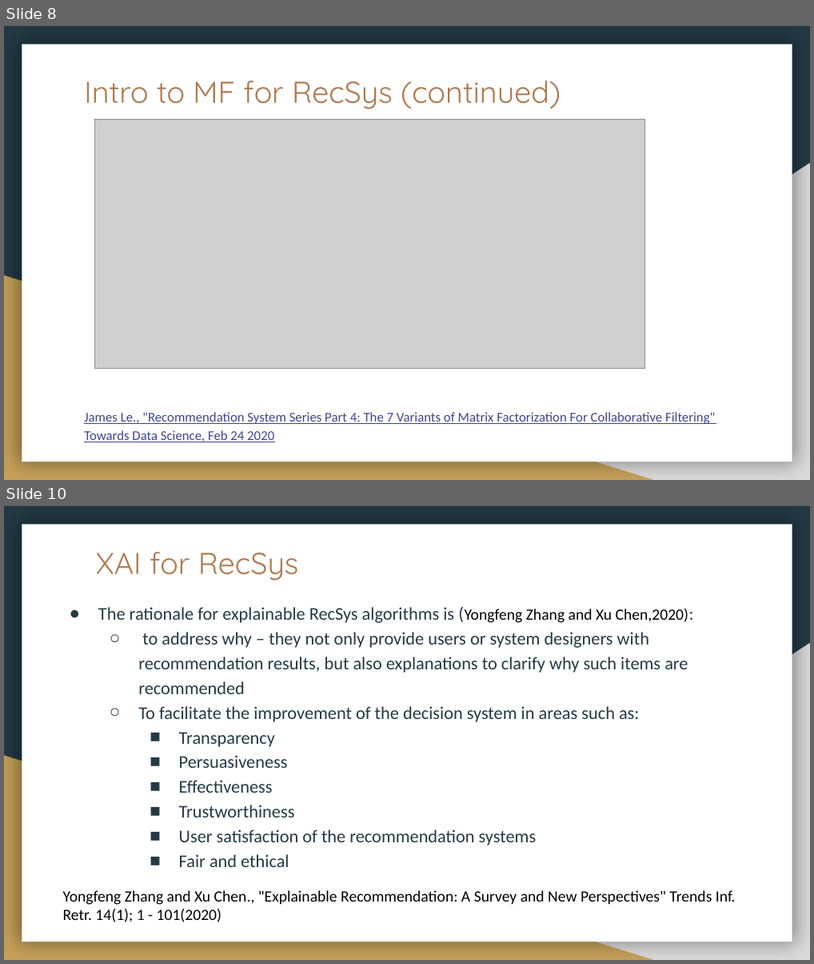
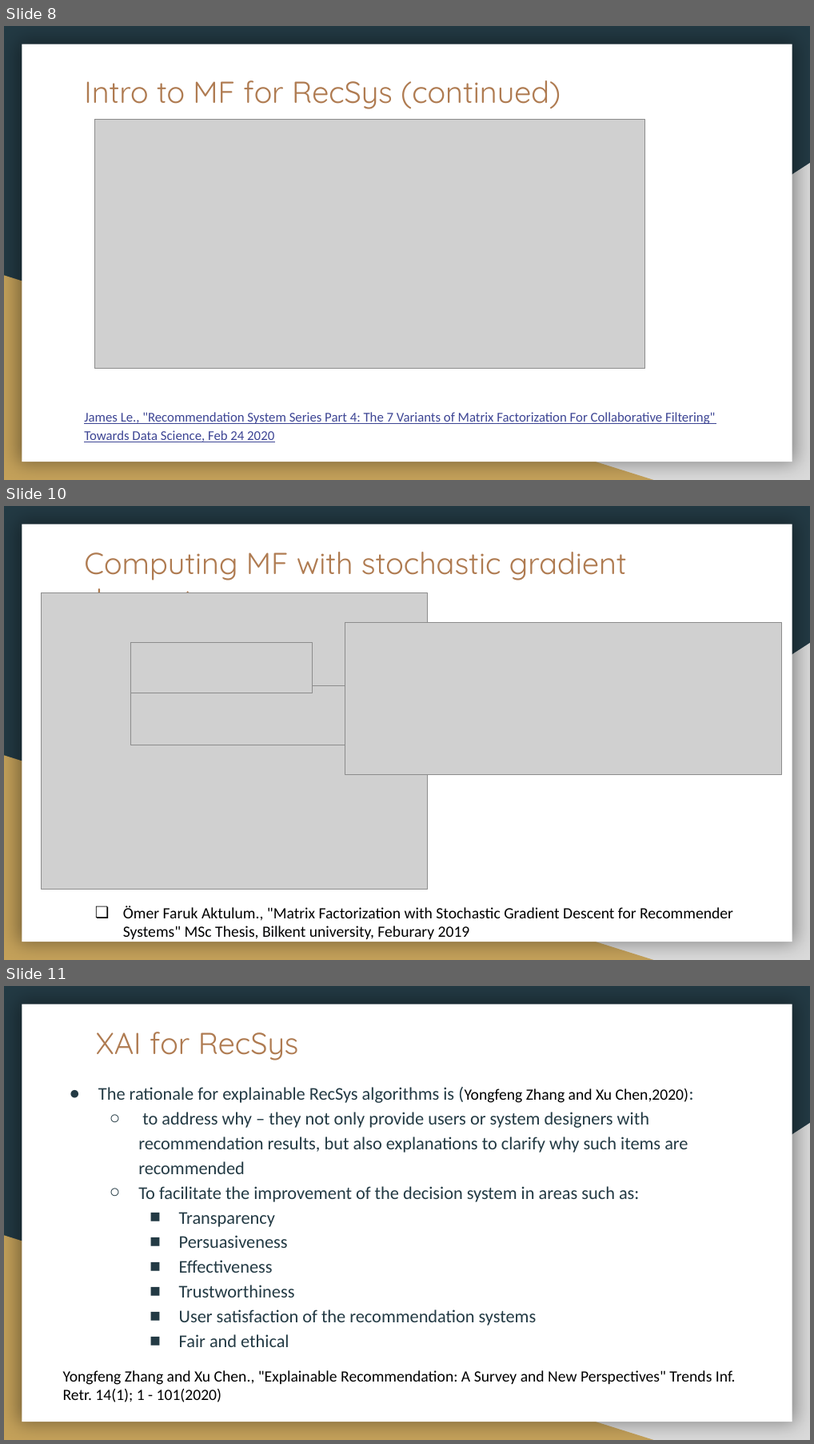
Before and after one commit to aidowu1/Hands-on-Intro-to-building-Explainability-for-RecSys, a slide deck: Presentation/Hands-on Intro to developing Explainability for Recommendation Systems.pptx. Shown one above the other, each under a label of ours: slides 8 and 10 before the commit, slides 8, 10 and 11 after it; the slides between them are not shown. The pictures are 814x964 and 814x1444 pixels, drawn with LibreOffice and Linux fonts; fonts in the diff are those of the drawing; grey boxes stand for pictures. Boxes give left, top, right and bottom in pixels: in the first picture for what was removed or moved away, otherwise in the second. Text is boxed around its words. In the diff, an @@ line names an element or a change of style, - is before the commit and + after.

```diff
--- a/Presentation/Hands-on Intro to developing Explainability for Recommendation Systems.pptx
+++ b/Presentation/Hands-on Intro to developing Explainability for Recommendation Systems.pptx
@@ slide 10 added at (x1=4, y1=506, x2=810, y2=960), background #233A44; not listed: 3 template elements that a slide beside it also shows @@
@@ title added at (x1=84, y1=552, x2=627, y2=593), 27 pt, text #AF7B51 @@
+Computing MF with stochastic gradient descent
@@ picture added at (x1=41, y1=592, x2=428, y2=888) @@
@@ picture added at (x1=345, y1=622, x2=782, y2=774) @@
@@ picture added at (x1=130, y1=642, x2=313, y2=693) @@
@@ picture added at (x1=130, y1=686, x2=438, y2=745) @@
@@ text added at (x1=123, y1=905, x2=734, y2=939), 14 pt, text #000000 @@
+❏ Ömer Faruk Aktulum., "Matrix Factorization with Stochastic Gradient Descent for Recommender Systems" MSc Thesis, Bilkent university, Feburary 2019
@@ what was slide 10 is now slide 11 @@
```
Also in this commit, not shown: 12 slides changed, 4 other slides added, 1 slide removed, 9 other files.
